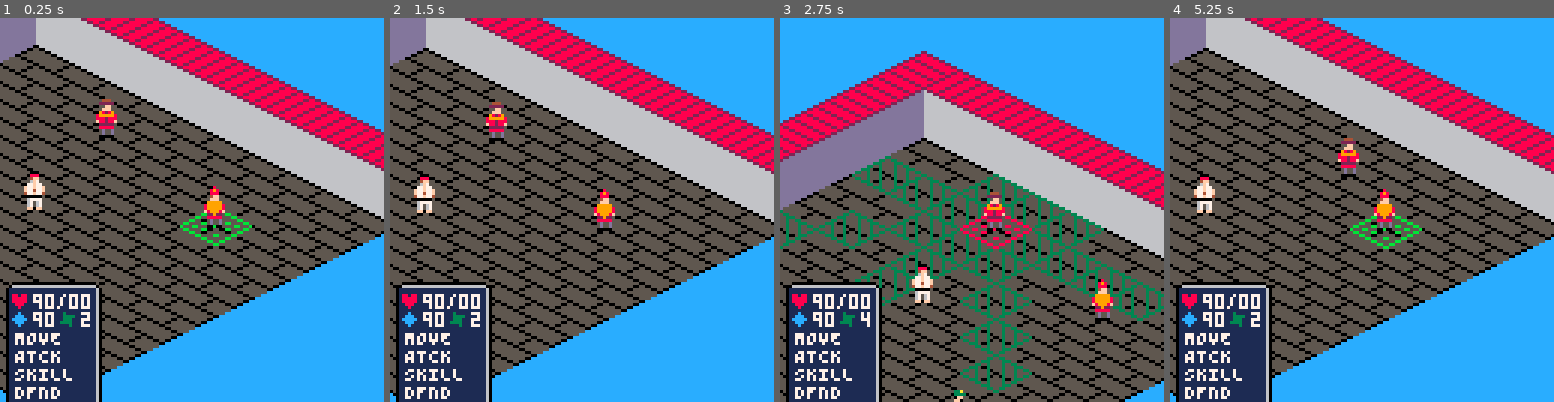
Above: before the commit, frames 1-4 (left to right).
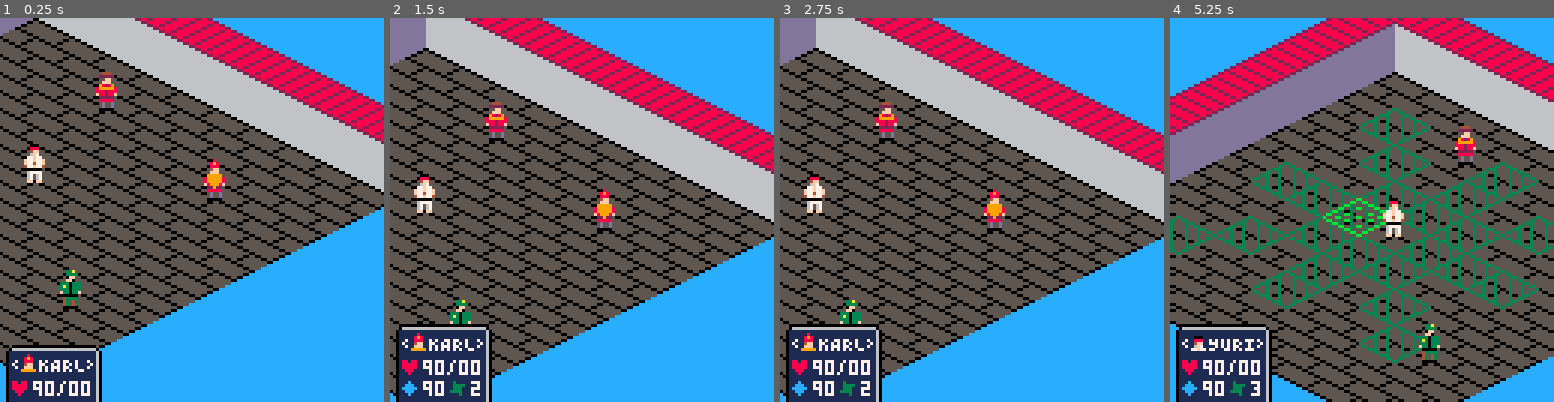
Above: after the commit, the same moments.

Repository: vargero/city_fights
Game: PICO-8 cartridge city_fights.p8
Same seed, same stepped clock (60 frames per second), same inputs: the game is played once before the commit and once after it.
Inputs:
- Up to frame 1 (0.25 s): no input
- Up to frame 2 (1.5 s): tap O (Z key) at 0.33, 0.7, 1.43 s; tap X (X key) at 1.07 s
- Up to frame 3 (2.75 s): hold Left 1.97-2.37 s; tap X (X key) at 2.07, 2.4, 2.73 s; tap O (Z key) at 2.22 s; hold Down from 2.42 s (still down)
- Up to frame 4 (5.25 s): release Down at 2.82 s; hold Right 2.87-3.53 s; tap X (X key) every 0.33 s from 3.07 to 5.07 s; tap O (Z key) at 3.1, 3.98, 4.87 s; hold Up 3.58-4.08 s; hold Right 4.13-4.53 s; hold Down 4.58-5.08 s; hold Left from 5.13 s (still down)

The runs differ from the first frame. In frame 1, 47% of the frame differs, in the area x 0-100%, y 0-100%; in frame 2, 4.5%; in frame 3, 62%; in frame 4, 71%.

Commit message:
Some more menu stuff, of course

Diff:
--- a/city_fights.p8
+++ b/city_fights.p8
@@ -22,7 +22,7 @@
 	}
 
 	current_scene=create_scene(m,t,e)
-	ui=make_char_bar(t[1])
+	ui=make_char_bar(t[3])
 end
 
 function _update()
@@ -181,7 +181,8 @@
 	return {
 		update=function()
 			if(#t>0)then
-				current_scene:update_state(select_character(t,s))
+				local c=current_scene:state_callback(select_character(t,s))
+				current_scene:update_state(change_menu_state(ui.states.s_char,c))
 			else
 				current_scene:update_state(enemy_turn(current_scene.enemies))
 			end
@@ -340,10 +341,11 @@
 	return animation_phase(0.25,an,c,nil,outquad)
 end
 
-user_menu_up=function(c)
+change_menu_state=function(state,c)
 	local y=ui.offset.y
+	ui.current_state=state
 	local an=function(a)
-		ui.offset.y=a(y,-100)
+		ui.offset.y=a(y,state.y_position)
 	end
 
 	return animation_phase(0.5,an,c,nil,outquad)
@@ -352,12 +354,16 @@
 -- ui
 function make_char_bar(p)
 	return {
-		offset=v(2,88),
+		offset=v(2,128),
 		char=p,
+		current_state=nil,
 		states={
 			s_char={
-				update=function(b,c,o)
-					spr(s.char.sprite,o.x+4,o.y+1)
+				draw=function(b,c,o)
+					spr(144,o.x,o.y+16,4,1)
+					spr(144,o.x,o.y+18,4,1)
+
+					spr(c.sprite,o.x+4,o.y+1)
 					prints(c.name,o.x+11,o.y+4,7)
 
 					pset(o.x+3,o.y+5,7)
@@ -367,17 +373,20 @@
 					pset(o.x+28,o.y+6,7)
 					pset(o.x+27,o.y+7,7)
 
-					print("♥",o.x+1,o.y+11,8)
-					print("90/00",o.x+9,o.y+11,7)
-					print("◆",o.x+1,o.y+18,12)
-					print("90",o.x+9,o.y+18,7)
-					print("✽",o.x+17,o.y+18,3)
-					print(c.movement.radius,o.x+25,o.y+18,7)
+					print("♥",o.x+1,o.y+12,8)
+					print("90/00",o.x+9,o.y+12,7)
+					print("◆",o.x+1,o.y+19,12)
+					print("90",o.x+9,o.y+19,7)
+					print("✽",o.x+17,o.y+19,3)
+					print(c.movement.radius,o.x+25,o.y+19,7)
 				end,
-				y_position=0
+				y_position=102
 			},
 			s_act={
-				update=function(b,c,o)
+				draw=function(b,c,o)
+					spr(144,o.x,o.y+16,4,1)
+					spr(144,o.x,o.y+24,4,1)
+					spr(144,o.x,o.y+32,4,1)
 					print("♥",o.x+1,o.y+4,8)
 					print("90/00",o.x+9,o.y+4,7)
 					print("◆",o.x+1,o.y+10,12)
@@ -386,20 +395,18 @@
 					print(c.movement.radius,o.x+25,o.y+10,7)
 					prints("move",o.x+3,o.y+16,7)
 					prints("atck",o.x+3,o.y+22,7)
-					prints("skill",o.x+3,o.y+28,7)
 					prints("dfnd",o.x+3,o.y+34,7)
+					prints("skip",o.x+3,o.y+28,7)
 				end,
-				y_position=0
+				y_position=88
 			}
 		},
 		draw=function(s)
+			if(s.current_state==nil)return
 			local c=current_scene.camera
 			local o=v(c.x+s.offset.x,c.y+s.offset.y)
 			spr(128,o.x,o.y,4,2)
-			spr(144,o.x,o.y+16,4,1)
-			spr(144,o.x,o.y+24,4,1)
-			spr(144,o.x,o.y+32,4,1)
-			s.states.s_act:update(s.char,o)
+			s.current_state:draw(s.char,o)
 		end
 	}
 end
